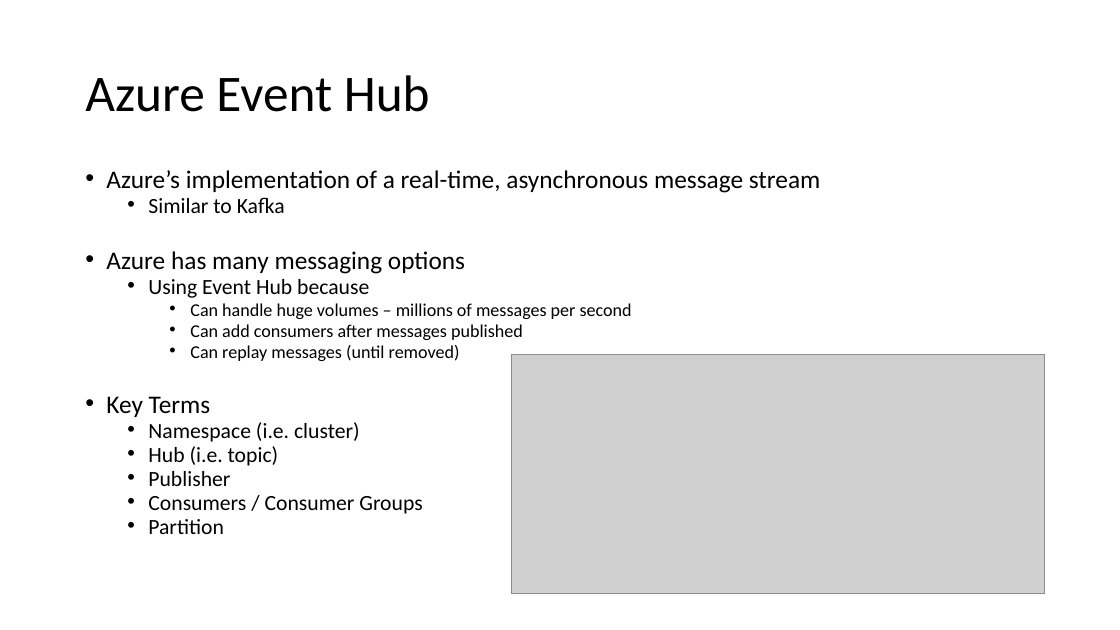
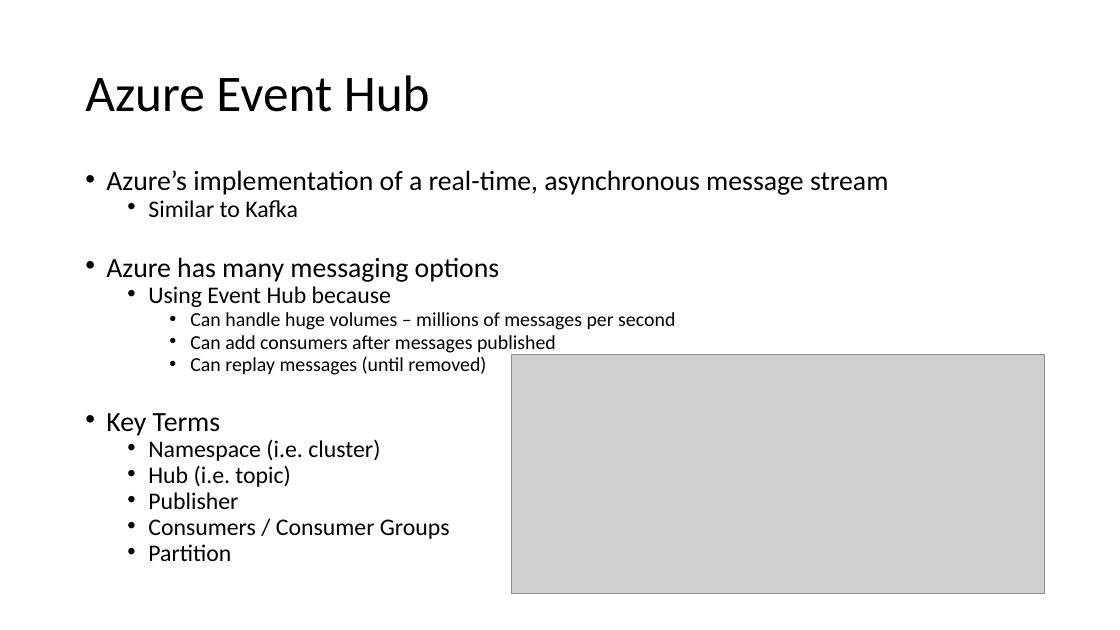
Before and after one commit to scottctr/EdaWorkshop, a slide deck: slide 18 of EventDrivenArchitectureWorkshop.pptx. Drawn at 1120x630 pixels with LibreOffice and Linux fonts; fonts in the diff are those of the drawing; grey boxes stand for pictures. Boxes give left, top, right and bottom in pixels: in the first picture for what was removed or moved away, otherwise in the second. Text is boxed around its words. In the diff, an @@ line names an element or a change of style, - is before the commit and + after.

```diff
--- a/EventDrivenArchitectureWorkshop.pptx
+++ b/EventDrivenArchitectureWorkshop.pptx
@@ text "Azure’s implementation of a real-time, ..." at <box>106,170,888,561</box>: size 21.7 to 23.8 pt in "Azure’s implementation of a real-time, asynchronous message ...", "Azure has many messaging options", "Key Terms"; size 18.6 to 20.4 pt in "Similar to Kafka", "Using Event Hub because", "Namespace (i.e. cluster)", "Hub (i.e. topic)" and 3 more places; size 15.5 to 17 pt in "Can handle huge volumes – millions of ...", "Can add consumers after messages published", "Can replay messages (until removed)" @@
```
Also in this commit, not shown: 6 other slides changed.
